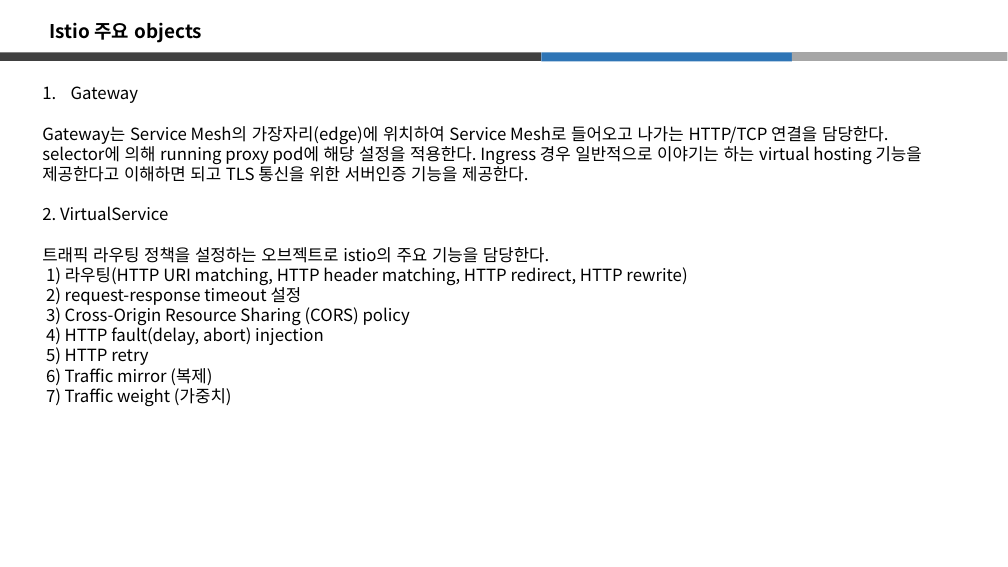
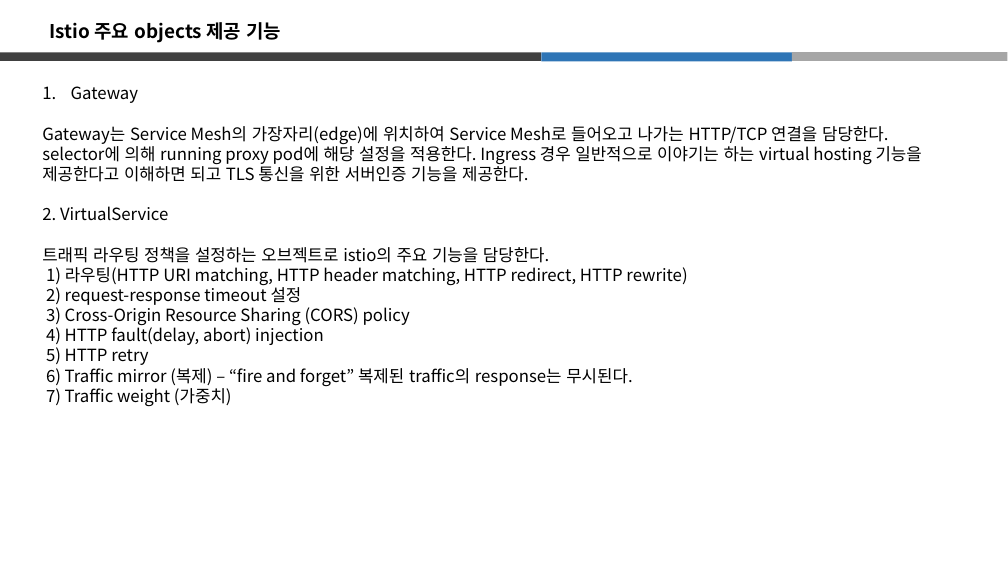
Before and after one commit to hkkkkq/fjfffffdsfdasfdsafdsafjfffffdsfdasfdsafdsafjfffffdsfdasfdsafdsafjfffffdsfdasfdsafdsa, a slide deck: slide 10 of deliverables/13. Tech Support/istio/Istio 소개.pptx (slide 9 before the commit). Drawn at 1008x567 pixels with LibreOffice and Linux fonts; fonts in the diff are those of the drawing. Boxes give left, top, right and bottom in pixels: in the first picture for what was removed or moved away, otherwise in the second. Text is boxed around its words. In the diff, an @@ line names an element or a change of style, - is before the commit and + after.

```diff
--- a/deliverables/13. Tech Support/istio/Istio 소개.pptx
+++ b/deliverables/13. Tech Support/istio/Istio 소개.pptx
@@ text at [49, 22, 281, 43]: text changed @@
-Istio 주요 objects
+Istio 주요 objects 제공 기능
@@ text at [46, 368, 632, 386]: text changed @@
-6) Traffic mirror (복제)
+6) Traffic mirror (복제) – “fire and forget” 복제된 traffic의 response는 무시된다.
```
Also in this commit, not shown: 5 other slides changed, 3 slides added, 2 other files.
